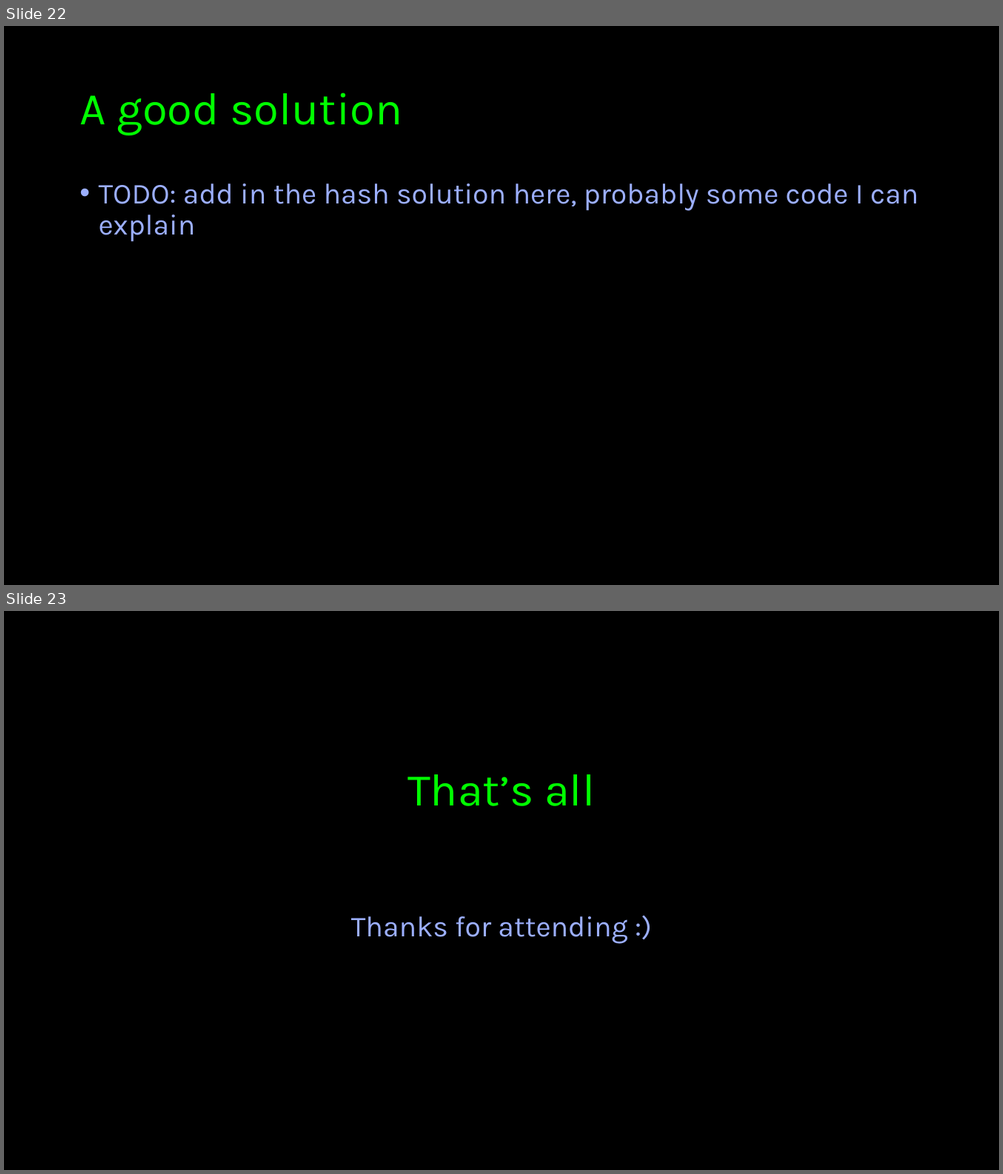
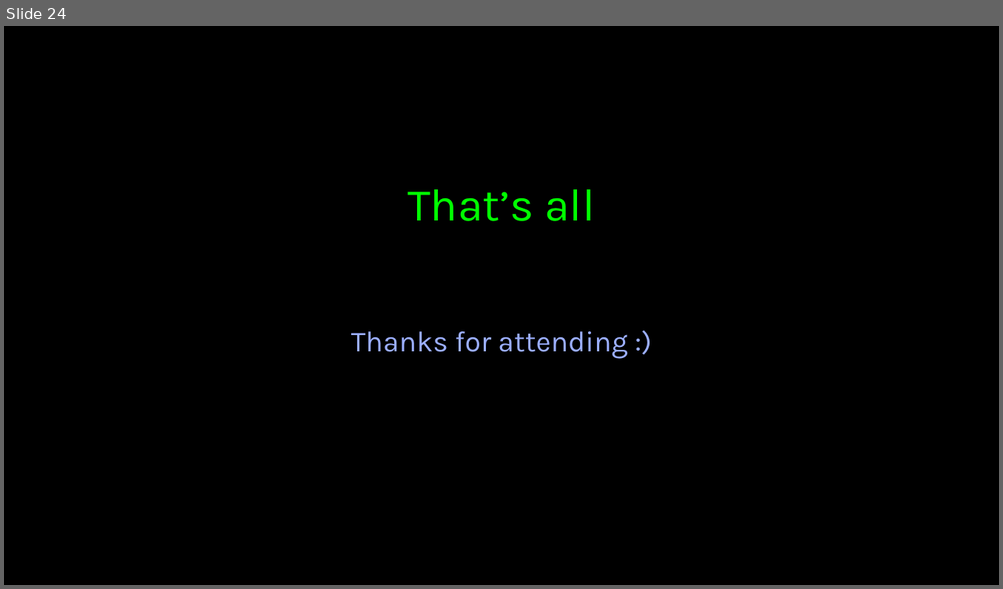
Before and after one commit to imperialcybersoc/cs102-timing_attacks, a slide deck: cs102-timing_attacks.pptx. Shown one above the other, each under a label of ours: slides 22 and 23 before the commit, slide 24 after it. The pictures are 1003x1174 and 1003x589 pixels, drawn with LibreOffice and Linux fonts; fonts in the diff are those of the drawing; background and template pictures are left out. Boxes give left, top, right and bottom in pixels: in the first picture for what was removed or moved away, otherwise in the second. Text is boxed around its words. In the diff, an @@ line names an element or a change of style, - is before the commit and + after.

```diff
--- a/cs102-timing_attacks.pptx
+++ b/cs102-timing_attacks.pptx
@@ slide 22 removed at [4,26,999,585], background #000000 @@
@@ title removed at [79,93,402,136] @@
-A good solution
@@ text removed at [99,184,918,242] @@
-• TODO: add in the hash solution here, probably some code I can explain
@@ what was slide 23 is now slide 24 @@
```
Also in this commit, not shown: 4 slides changed, 5 slides added, 3 other slides removed.
